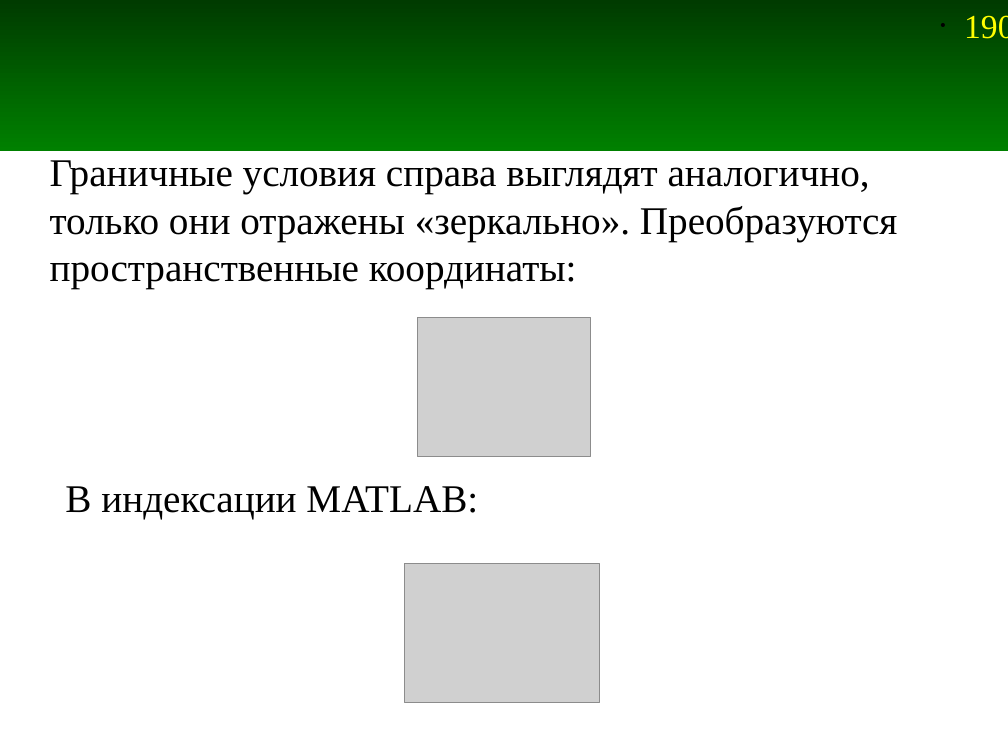
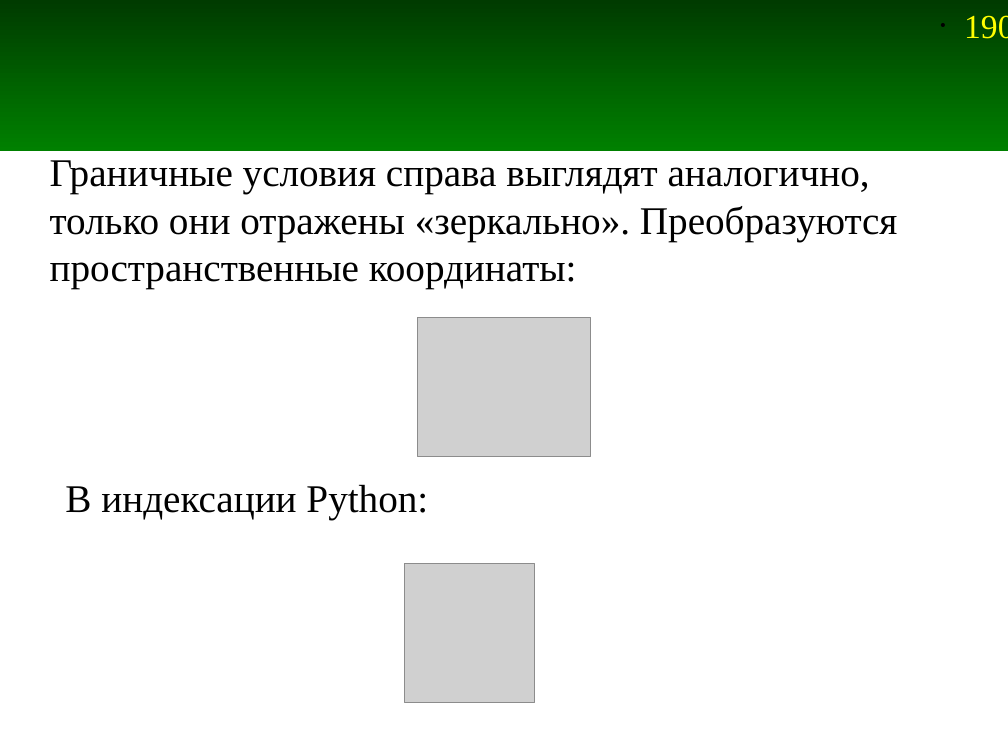
Before and after one commit to andris0147sv/modelling, a slide deck: slide 190 of presentations/2. FDTD.odp. Drawn at 1008x756 pixels with LibreOffice and Linux fonts; fonts in the diff are those of the drawing; grey boxes stand for pictures. Boxes give left, top, right and bottom in pixels: in the first picture for what was removed or moved away, otherwise in the second. Text is boxed around its words. In the diff, an @@ line names an element or a change of style, - is before the commit and + after.

Commit message:
Презентация изменена под язык Python

```diff
--- a/presentations/2. FDTD.odp
+++ b/presentations/2. FDTD.odp
@@ text at <box>65,484,428,519</box>: text changed @@
-В индексации MATLAB:
+В индексации Python:
@@ picture: place and size @@
-picture at <box>405,563,601,703</box>
+picture at <box>405,563,535,703</box>
```
Also in this commit, not shown: 12 other slides changed.
